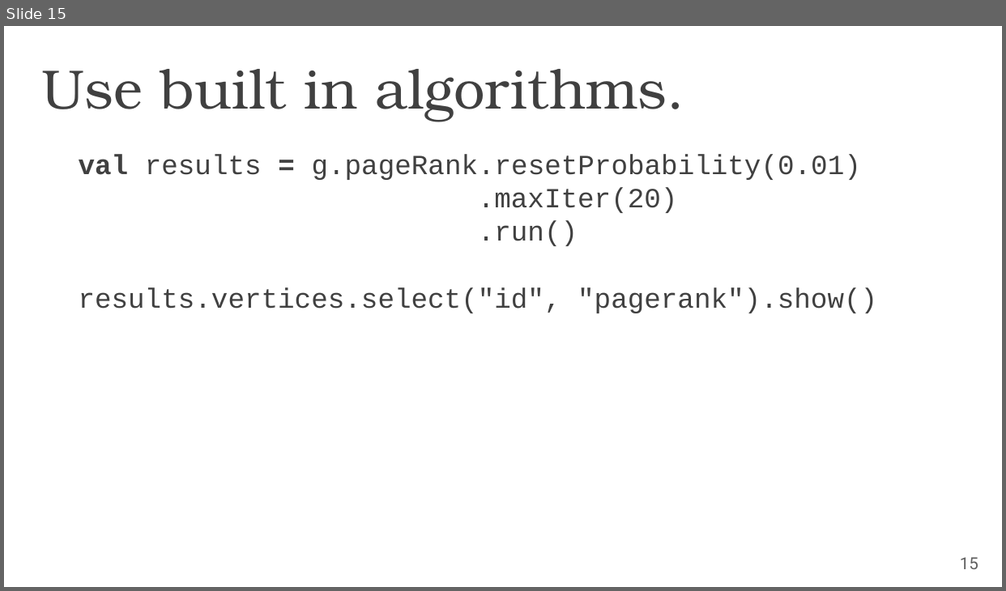
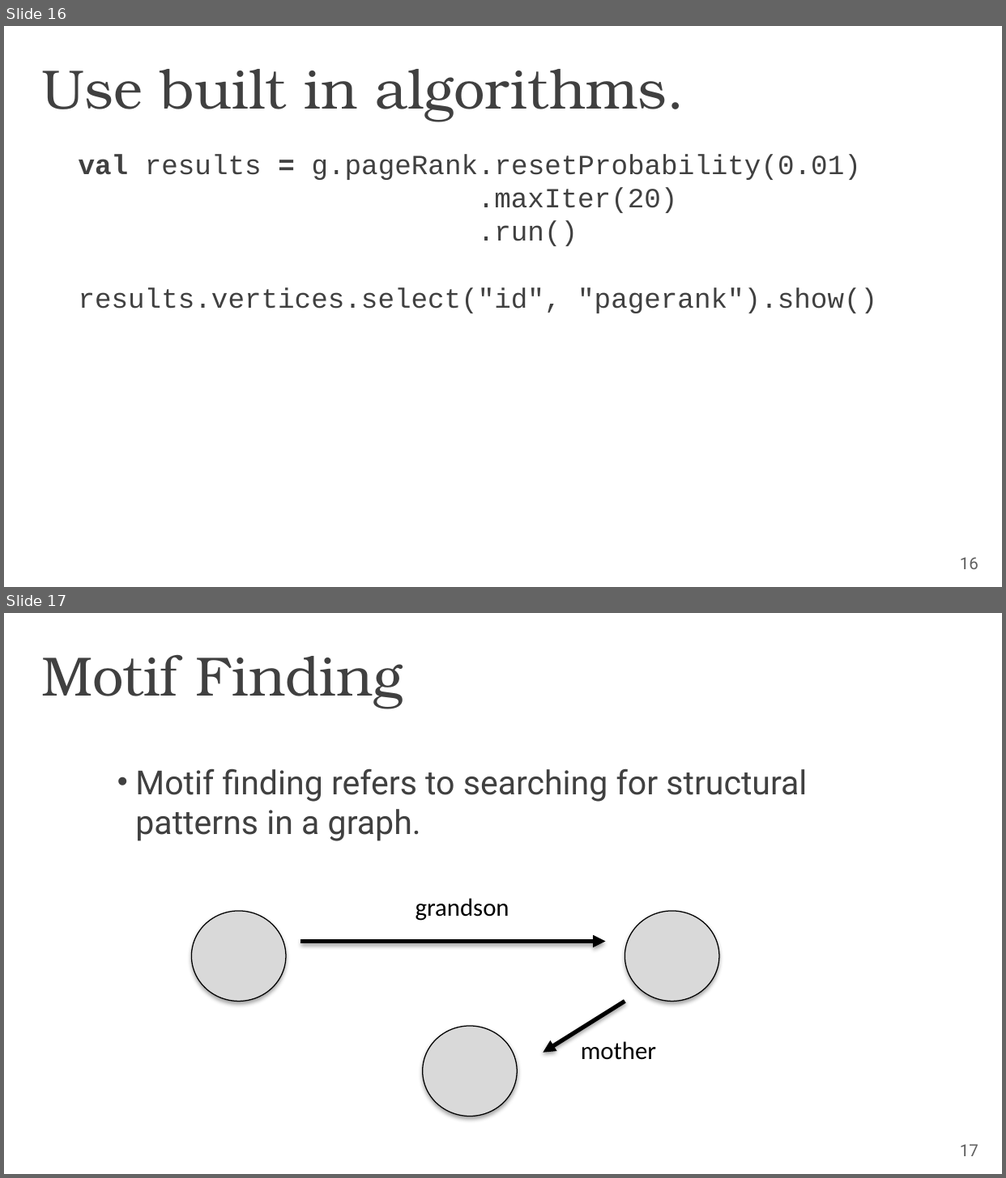
Before and after one commit to lyubent/PubSpark, a slide deck: GraphFrames.pptx. Shown one above the other, each under a label of ours: slide 15 before the commit, slides 16 and 17 after it. The pictures are 1006x591 and 1006x1178 pixels, drawn with LibreOffice and Linux fonts; fonts in the diff are those of the drawing; background and template pictures are left out. Boxes give left, top, right and bottom in pixels: in the first picture for what was removed or moved away, otherwise in the second. Text is boxed around its words. In the diff, an @@ line names an element or a change of style, - is before the commit and + after.

Commit message:
Add motif q.

```diff
--- a/GraphFrames.pptx
+++ b/GraphFrames.pptx
@@ slide 17 added at (4,613,1002,1174), background #FFFFFF @@
@@ title added at (42,655,403,709), 40 pt, text #404040 @@
+Motif Finding
@@ text added at (135,769,807,841), 24 pt, text #404040 @@
+• Motif finding refers to searching for structural patterns in a graph.
@@ text added at (415,898,509,921), 18 pt, text #000000 @@
+grandson
@@ ellipse added at (192,911,287,1002), fill #D9D9D9, outline #000000 0.75 pt @@
@@ ellipse added at (624,911,719,1002), fill #D9D9D9, outline #000000 0.75 pt @@
@@ arrow added from (300, 941) to (606, 941), #000000 3 pt @@
@@ arrow added from (624, 1001) to (543, 1053), #000000 3 pt @@
@@ ellipse added at (422,1026,517,1117), fill #D9D9D9, outline #000000 0.75 pt @@
@@ text added at (581,1041,656,1060), 18 pt, text #000000 @@
+mother
@@ page number added at (960,1144,978,1157), 12 pt, text #606060 @@
+17
@@ what was slide 15 is now slide 16 @@
@@ page number at (960,557,978,570): text changed @@
-15
+16
```
Also in this commit, not shown: 1 slide changed, 3 other slides added.
